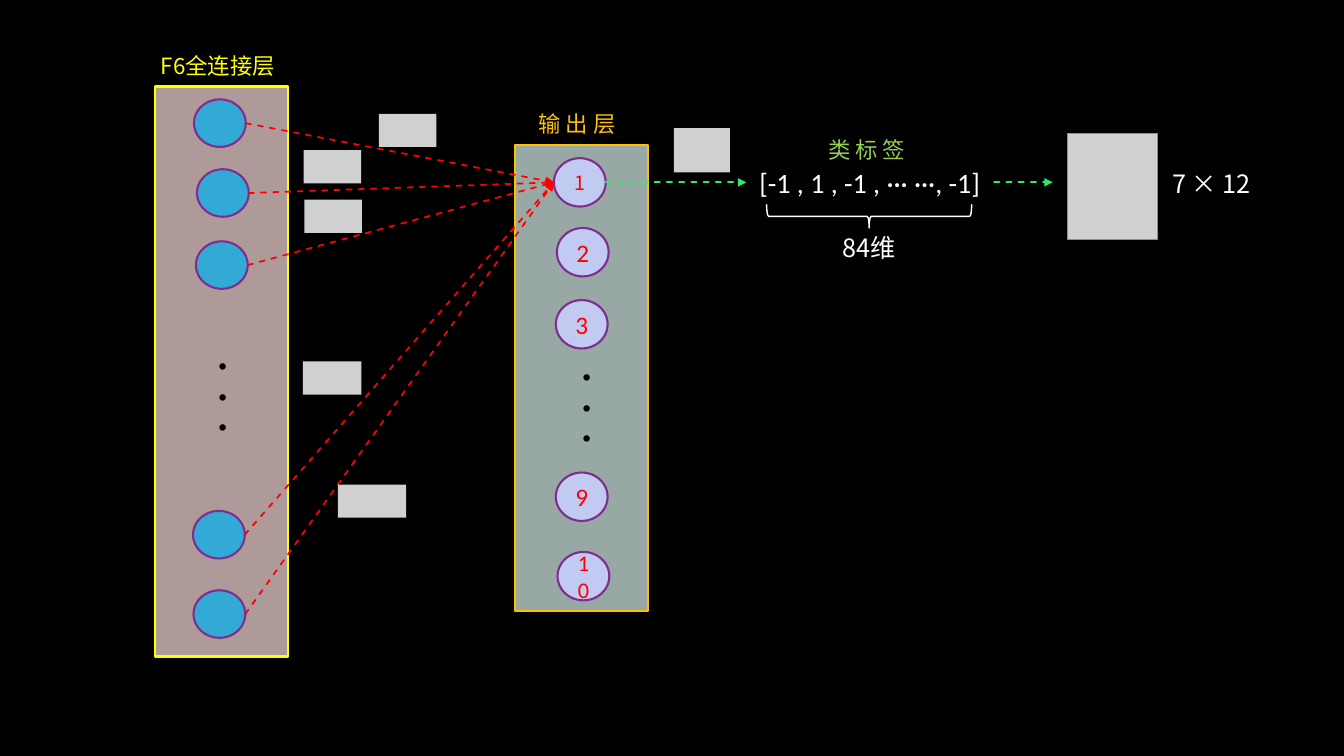
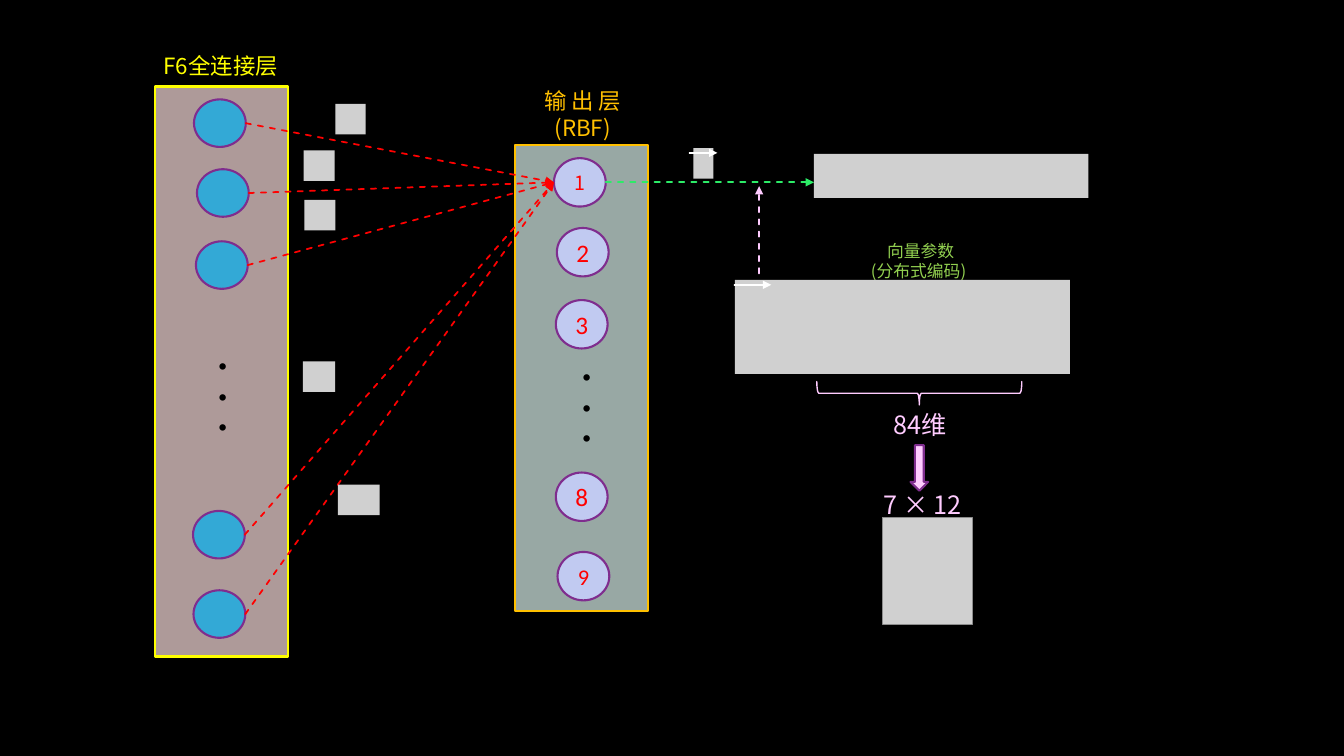
Before and after one commit to flat2010/source, a slide deck: slide 2 of _drafts/LeNet论文阅读笔记/额外图示.pptx. Drawn at 1344x756 pixels with LibreOffice and Linux fonts; fonts in the diff are those of the drawing; grey boxes stand for pictures; background and template pictures are left out. Boxes give left, top, right and bottom in pixels: in the first picture for what was removed or moved away, otherwise in the second. Text is boxed around its words. In the diff, an @@ line names an element or a change of style, - is before the commit and + after.

```diff
--- a/_drafts/LeNet论文阅读笔记/额外图示.pptx
+++ b/_drafts/LeNet论文阅读笔记/额外图示.pptx
@@ text "输 出 层": place and size @@
-text "输 出 层" at bbox=[538, 113, 615, 134]
+text "输 出 层" at bbox=[544, 90, 621, 141]
@@ picture added at bbox=[336, 104, 366, 134] @@
@@ picture removed at bbox=[379, 114, 437, 147] @@
@@ text at bbox=[544, 90, 621, 111]: alignment left to centre @@
@@ text at bbox=[555, 118, 611, 141]: paragraph added @@
+(RBF)
@@ picture removed at bbox=[674, 128, 730, 172] @@
@@ picture added at bbox=[694, 148, 714, 178] @@
@@ picture: place and size @@
-picture at bbox=[303, 150, 361, 184]
+picture at bbox=[303, 150, 335, 180]
@@ arrow added from (690, 153) to (718, 153), #FFFFFF 1 pt @@
@@ picture added at bbox=[815, 154, 1089, 199] @@
@@ picture: place and size @@
-picture at bbox=[304, 200, 362, 233]
+picture at bbox=[304, 200, 336, 230]
@@ arrow moved from (606, 182) - (746, 182) to (606, 182) - (815, 182) @@
@@ arrow added from (759, 273) to (759, 187), #FFCCFF 1.25 pt dashed @@
@@ arrow removed from (994, 182) to (1053, 182) @@
@@ text at bbox=[871, 243, 966, 282]: text changed; size 16 to 12 pt @@
-类 标 签
+向量参数
+(分布式编码)
@@ picture added at bbox=[735, 280, 1070, 374] @@
@@ arrow added from (735, 285) to (771, 285), #FFFFFF 1 pt @@
@@ text "[-1 , 1 , -1 ...": place and size @@
-text "[-1 , 1 , -1 ..." at bbox=[759, 172, 980, 197]
+text "[-1 , 1 , -1 ..." at bbox=[809, 374, 1030, 377]
@@ picture: place and size @@
-picture at bbox=[303, 362, 362, 395]
+picture at bbox=[303, 362, 336, 392]
@@ right brace: place and size @@
-right brace at bbox=[767, 205, 972, 228]
+right brace at bbox=[817, 381, 1021, 404]
@@ right brace at bbox=[817, 381, 1021, 404]: outline #FFFFFF 1 pt to #FFCCFF 1 pt @@
@@ text colour #FFFFFF to #FFCCFF in 3 elements at bbox=[809, 374, 1030, 377], bbox=[883, 495, 962, 520], bbox=[893, 413, 946, 436] @@
@@ text "84维": place and size @@
-text "84维" at bbox=[843, 236, 896, 259]
+text "84维" at bbox=[893, 413, 946, 436]
@@ right arrow added at bbox=[910, 446, 928, 491], fill #FFCCFF, outline #7F2E8F 1.5 pt @@
@@ ellipse added at bbox=[556, 473, 607, 521], fill #C1CAF1, outline #7F2E8F 1.5 pt, 18 pt, text #FF0000 @@
+8
@@ picture: place and size @@
-picture at bbox=[338, 485, 406, 518]
+picture at bbox=[338, 485, 379, 515]
@@ text "7 × 12": place and size @@
-text "7 × 12" at bbox=[1172, 174, 1251, 193]
+text "7 × 12" at bbox=[883, 495, 962, 520]
@@ picture: place and size @@
-picture at bbox=[1068, 133, 1157, 239]
+picture at bbox=[883, 518, 973, 624]
@@ ellipse "9": place and size @@
-ellipse "9" at bbox=[556, 473, 607, 521]
+ellipse "9" at bbox=[558, 553, 609, 601]
@@ ellipse "9" at bbox=[558, 553, 609, 601]: size 18 to 16 pt @@
@@ ellipse removed at bbox=[558, 553, 609, 601] @@
-10
```
Also in this commit, not shown: 15 other files.
